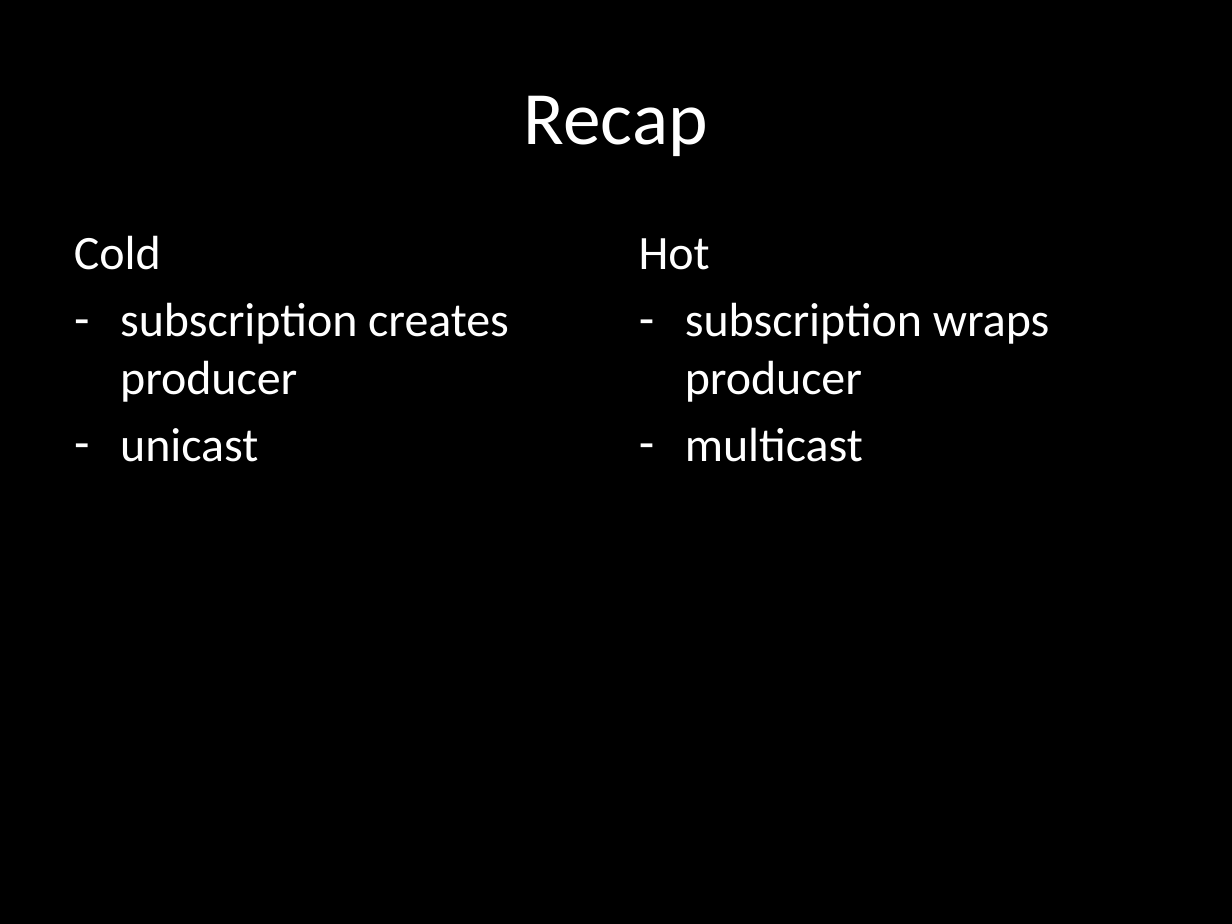
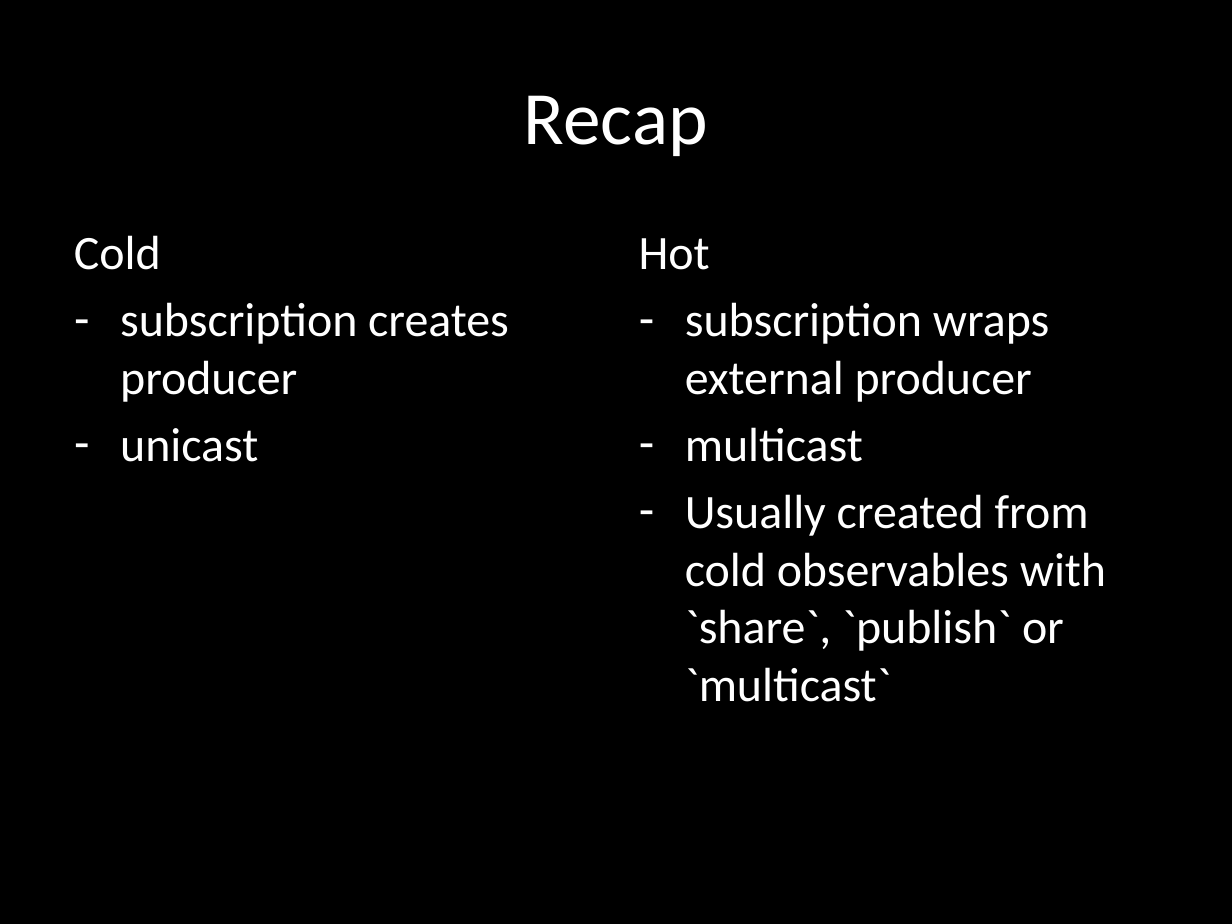
Before and after one commit to benlesh/rxjs-workshop-angular, a slide deck: slide 190 of rxjs-workshop.pptx (slide 188 before the commit). Drawn at 1232x924 pixels with LibreOffice and Linux fonts; fonts in the diff are those of the drawing. Boxes give left, top, right and bottom in pixels: in the first picture for what was removed or moved away, otherwise in the second. Text is boxed around its words. In the diff, an @@ line names an element or a change of style, - is before the commit and + after.

```diff
--- a/rxjs-workshop.pptx
+++ b/rxjs-workshop.pptx
@@ text at bbox=[685, 302, 1049, 402]: text changed @@
-– subscription wraps producer
+– subscription wraps external producer
@@ text at bbox=[685, 494, 1106, 702]: paragraph added @@
+– Usually created from cold observables with `share`, `publish` or `multicast`
```
Also in this commit, not shown: 1 other slide changed, 24 slides added, 1 slide removed, 19 other files.
